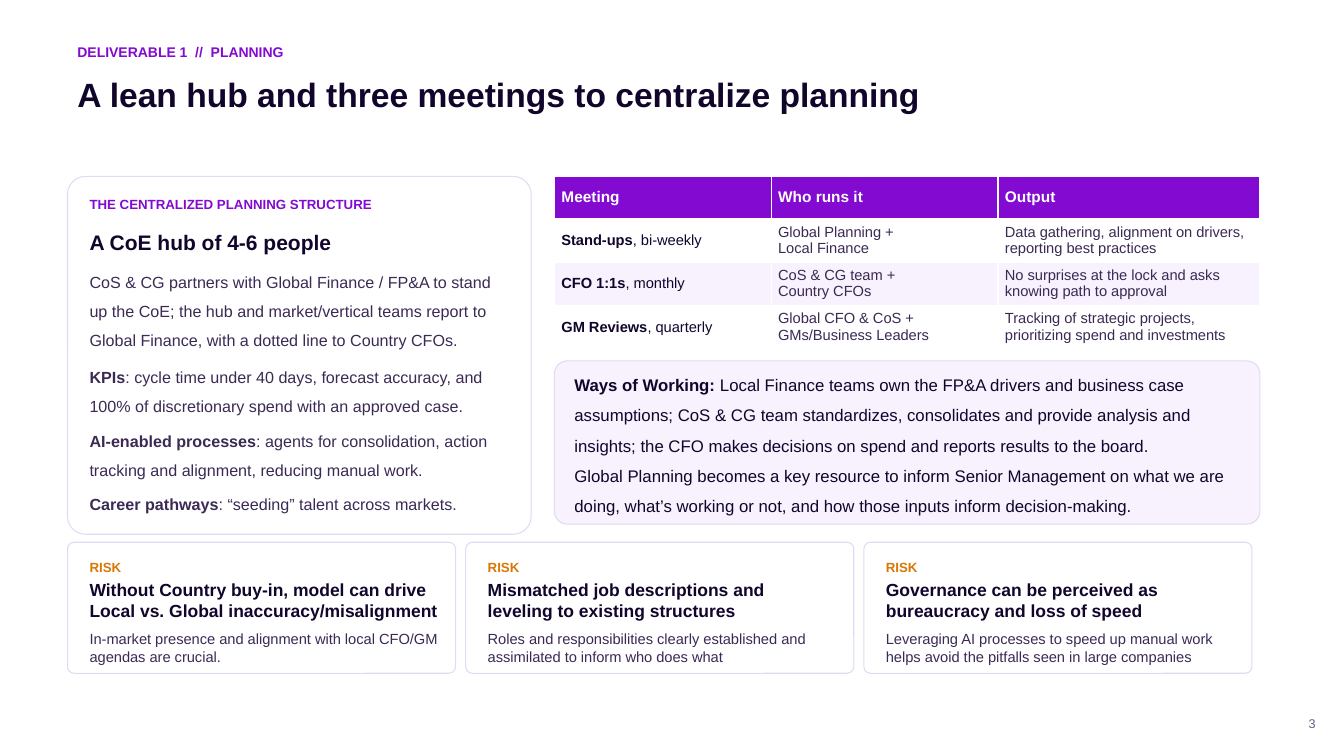
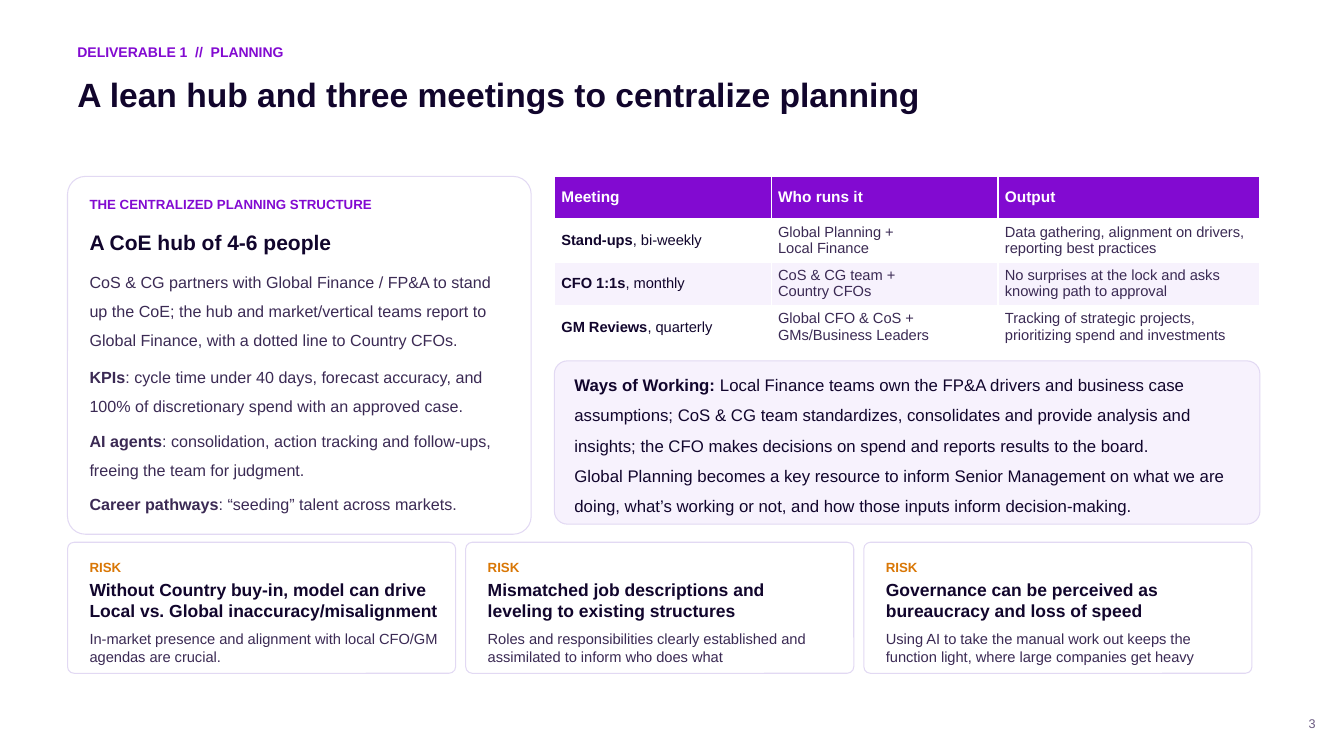
Before and after one commit to cmx24/business-case, a slide deck: slide 3 of deck/CFO_CoS_deck_v10.pptx. Drawn at 1344x756 pixels with LibreOffice and Linux fonts; fonts in the diff are those of the drawing. Boxes give left, top, right and bottom in pixels: in the first picture for what was removed or moved away, otherwise in the second. Text is boxed around its words. In the diff, an @@ line names an element or a change of style, - is before the commit and + after.

```diff
--- a/deck/CFO_CoS_deck_v10.pptx
+++ b/deck/CFO_CoS_deck_v10.pptx
@@ text at bbox=[90, 435, 491, 480]: text changed @@
-AI-enabled processes: agents for consolidation, action tracking and alignment, reducing manual work.
+AI agents: consolidation, action tracking and follow-ups, freeing the team for judgment.
@@ text at bbox=[886, 633, 1194, 665]: text changed @@
-Leveraging AI processes to speed up manual work helps avoid the pitfalls seen in large companies
+Using AI to take the manual work out keeps the function light, where large companies get heavy
```
Also in this commit, not shown: 4 other slides changed, 2 other files.
